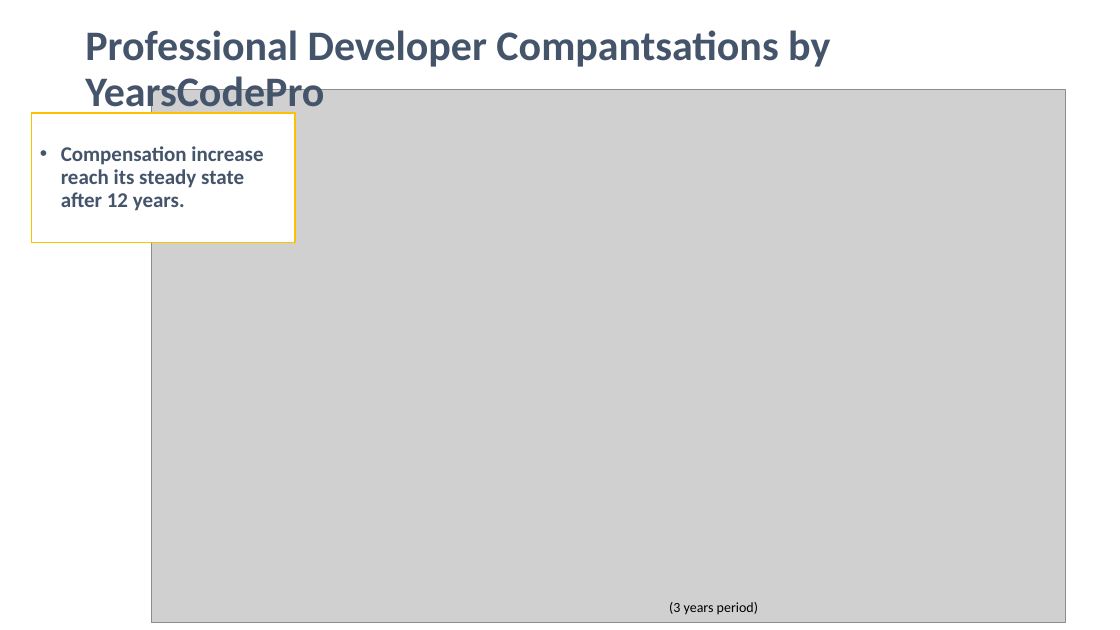
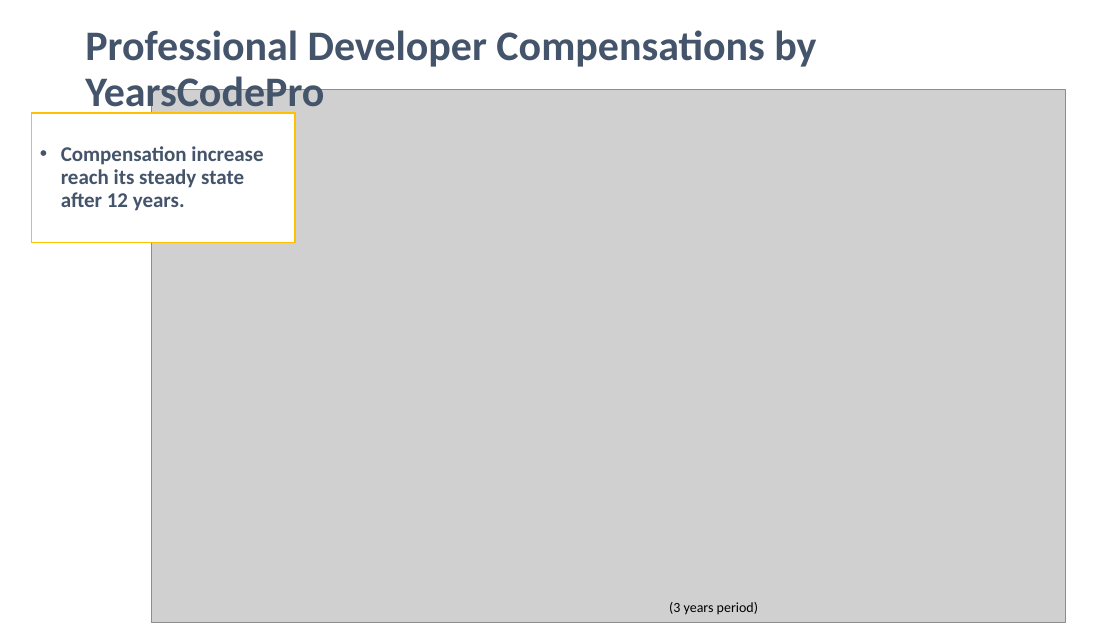
Before and after one commit to erdemsirel/ozu_data_science, a slide deck: slide 6 of DS 555 - Data Science & Strategy/ds555-project/references/Presentation.pptx. Drawn at 1120x630 pixels with LibreOffice and Linux fonts; fonts in the diff are those of the drawing; grey boxes stand for pictures. Boxes give left, top, right and bottom in pixels: in the first picture for what was removed or moved away, otherwise in the second. Text is boxed around its words. In the diff, an @@ line names an element or a change of style, - is before the commit and + after.

```diff
--- a/DS 555 - Data Science & Strategy/ds555-project/references/Presentation.pptx
+++ b/DS 555 - Data Science & Strategy/ds555-project/references/Presentation.pptx
@@ title at <box>85,30,816,116</box>: text changed @@
-Professional Developer Compantsations by YearsCodePro
+Professional Developer Compensations by YearsCodePro
```
Also in this commit, not shown: 14 other slides changed, 7 slides removed, 1 other file.
